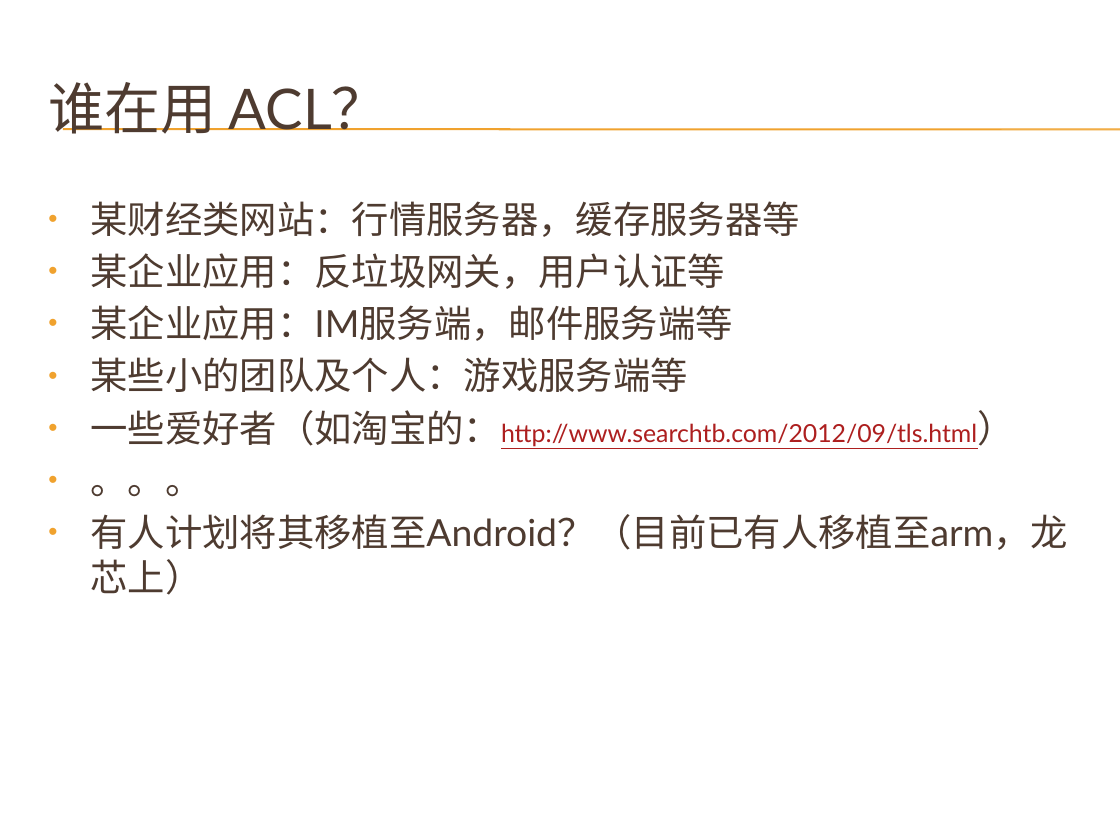
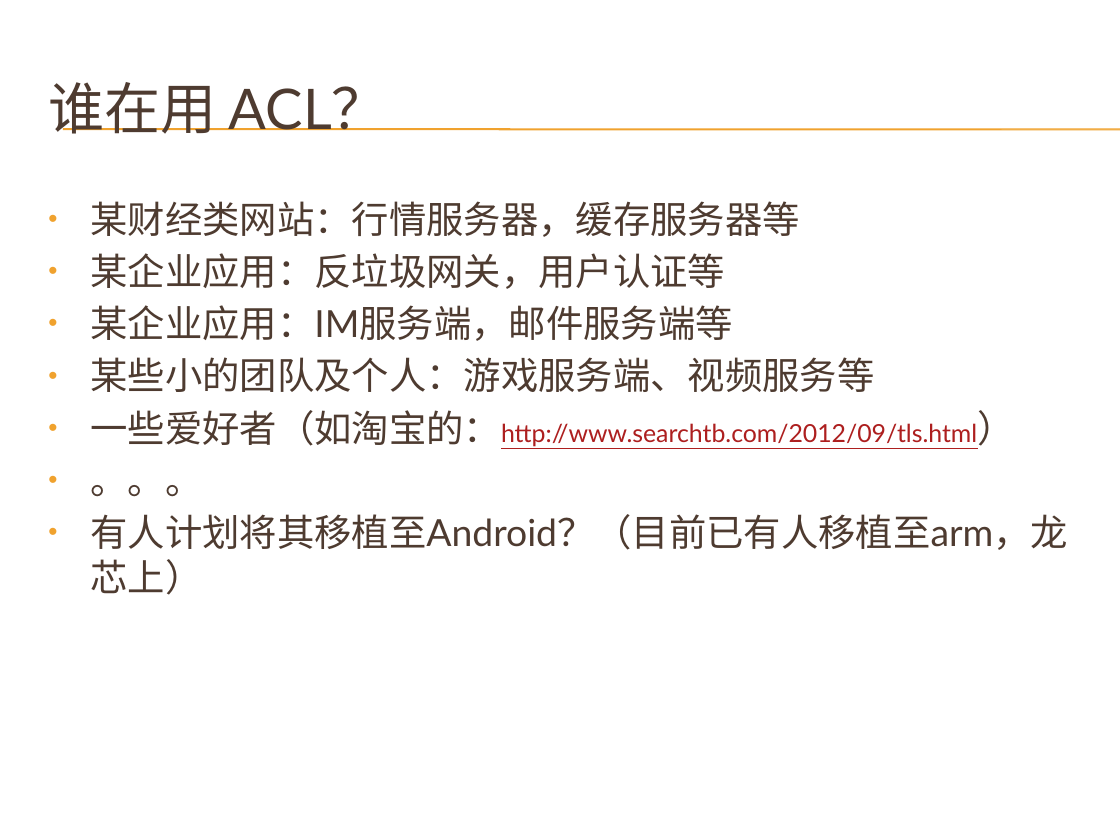
Before and after one commit to cnsuhao/developkit-acl, a slide deck: slide 5 of doc/acl.pptx. Drawn at 1120x840 pixels with LibreOffice and Linux fonts; fonts in the diff are those of the drawing; background and template pictures are left out. Boxes give left, top, right and bottom in pixels: in the first picture for what was removed or moved away, otherwise in the second. Text is boxed around its words. In the diff, an @@ line names an element or a change of style, - is before the commit and + after.

```diff
--- a/doc/acl.pptx
+++ b/doc/acl.pptx
@@ text at <box>90,357,874,392</box>: text changed @@
-• 某些小的团队及个人：游戏服务端等
+• 某些小的团队及个人：游戏服务端、视频服务等
```
Also in this commit, not shown: 8 other slides changed, 10 slides added.
